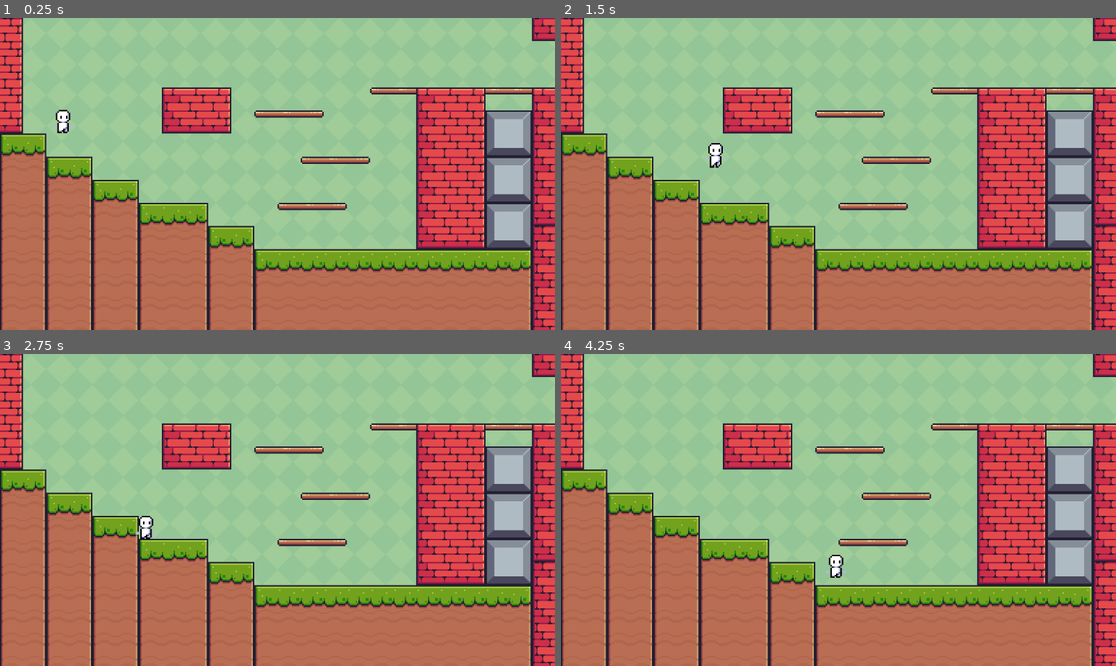
Above: before the commit, frames 1-4 (two rows, left to right).
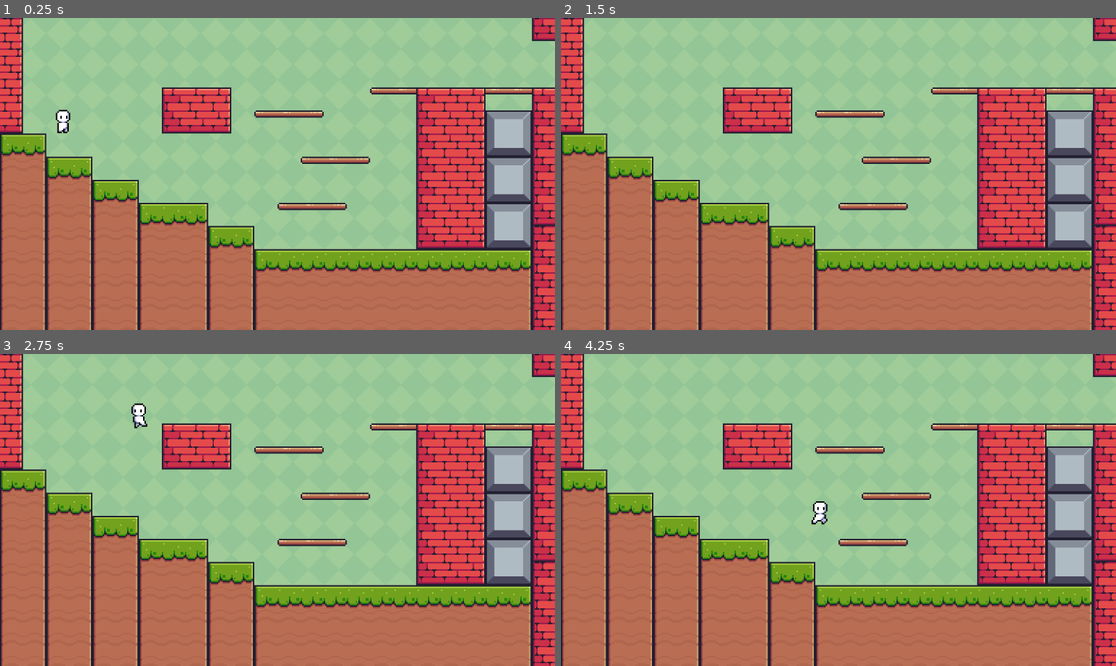
Above: after the commit, the same moments.

Repository: 22024-Gus/godot-game-UNESGO
Game: Godot game, scene res://scenes/main.tscn
Two runs of this game, one before a commit and one after it. Both use one fixed random seed, a clock stepped at 60 frames per second and the inputs below.
Inputs:
- Up to frame 1 (0.25 s): no input
- Up to frame 2 (1.5 s): tap Enter (ui_accept) at 0.5, 0.77 s; hold Right (ui_right) from 0.53 s (still down)
- Up to frame 3 (2.75 s): tap Enter (ui_accept) at 1.52 s; release Right (ui_right) at 2.03 s; hold Left (ui_left) from 2.03 s (still down)
- Up to frame 4 (4.25 s): release Left (ui_left) at 2.78 s; hold Right (ui_right) from 2.78 s (still down); tap Enter (ui_accept) at 3.02, 3.77 s

The runs differ from the first frame. In frame 1, less than 0.1% of the frame differs, in the area x 9-14%, y 34-36%; in frame 2, 0.2%; in frame 3, 0.4%; in frame 4, 0.4%, in the area x 45-52%, y 47-72%.

Commit message:
v1.2
removed unused resources, tweaked main animation sheet, implemented animation changes

Diff:
--- a/scenes/main_character.gd
+++ b/scenes/main_character.gd
@@ -2,11 +2,19 @@
 
 
 const SPEED = 200.0
-const JUMP_VELOCITY = -450.0
+const JUMP_VELOCITY = -950.0
 @onready var sprite_2d: AnimatedSprite2D = $Sprite2D
 
 
 func _physics_process(delta: float) -> void:
+	#animations.
+	if (velocity.x > 1 || velocity.x < -1):
+		sprite_2d.animation = "running"
+	else:
+		sprite_2d.animation = "idle"
+
+
+
 	# Add the gravity.
 	if not is_on_floor():
 		velocity += get_gravity() * delta
--- a/scenes/main_character.tscn
+++ b/scenes/main_character.tscn
@@ -120,7 +120,7 @@
 }]
 
 [sub_resource type="RectangleShape2D" id="RectangleShape2D_373ot"]
-size = Vector2(30, 51)
+size = Vector2(33, 51)
 
 [node name="CharacterBody2D" type="CharacterBody2D"]
 script = ExtResource("1_ftvnn")
@@ -129,10 +129,11 @@
 texture_filter = 1
 scale = Vector2(3, 3)
 sprite_frames = SubResource("SpriteFrames_sytx2")
-animation = &"idle"
+animation = &"jumping"
 autoplay = "idle"
-frame_progress = 0.759839
+frame = 7
+frame_progress = 1.0
 
 [node name="CollisionShape2D" type="CollisionShape2D" parent="."]
-position = Vector2(0, 10.5)
+position = Vector2(1.5, 10.5)
 shape = SubResource("RectangleShape2D_373ot")
Binary file changed: resources/AnimationSheet.png
Binary file removed: resources/Double Jump (32x32).png
Not shown, removed: resources/Double Jump (32x32).png.import
Binary file removed: resources/Fall (32x32).png
Not shown, removed: resources/Fall (32x32).png.import
Binary file removed: resources/Hit (32x32).png
Not shown, removed: resources/Hit (32x32).png.import
Binary file removed: resources/Idle (32x32).png
Not shown, removed: resources/Idle (32x32).png.import
Binary file removed: resources/Jump (32x32).png
Not shown, removed: resources/Jump (32x32).png.import
Binary file removed: resources/Run (32x32).png
(and 3 more such lines)
